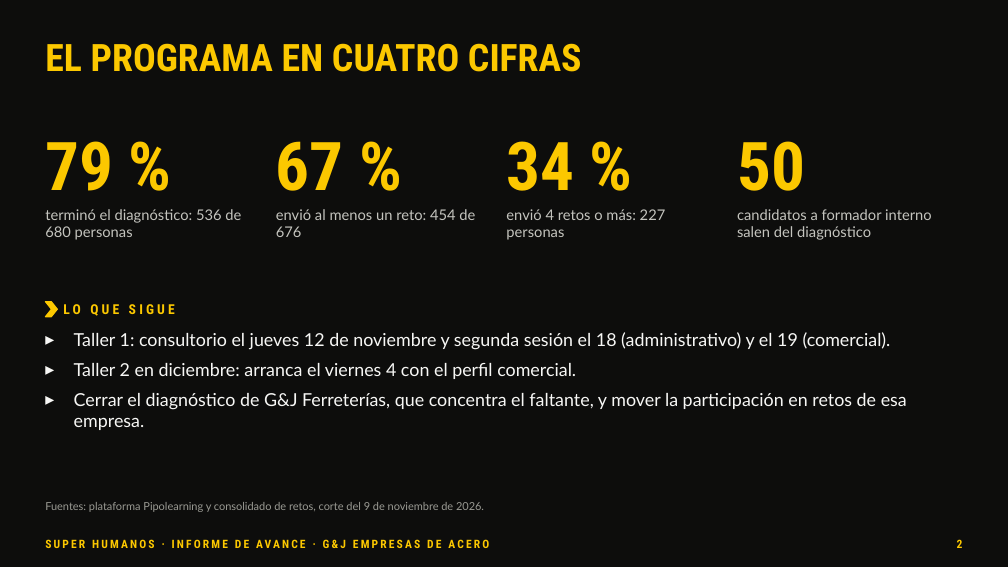
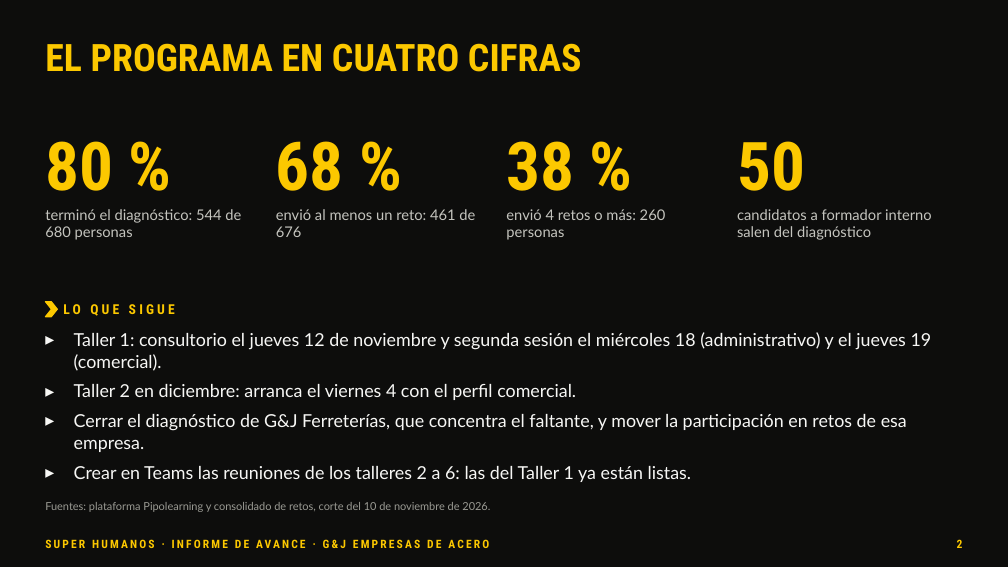
Before and after one commit to essika-u371/Super-Humanos, a slide deck: slide 2 of informes/Super Humanos · Informe de avance · G&J · 10 nov 2026.pptx. Drawn at 1008x567 pixels with LibreOffice and Linux fonts; fonts in the diff are those of the drawing. Boxes give left, top, right and bottom in pixels: in the first picture for what was removed or moved away, otherwise in the second. Text is boxed around its words. In the diff, an @@ line names an element or a change of style, - is before the commit and + after.

```diff
--- a/informes/Super Humanos · Informe de avance · G&J · 10 nov 2026.pptx
+++ b/informes/Super Humanos · Informe de avance · G&J · 10 nov 2026.pptx
@@ text at <box>45,141,113,191</box>: text changed @@
-79 %
+80 %
@@ text at <box>276,141,344,191</box>: text changed @@
-67 %
+68 %
@@ text at <box>506,141,574,191</box>: text changed @@
-34 %
+38 %
@@ text at <box>45,209,241,240</box>: text changed @@
-terminó el diagnóstico: 536 de 680 personas
+terminó el diagnóstico: 544 de 680 personas
@@ text at <box>276,209,475,237</box>: text changed @@
-envió al menos un reto: 454 de 676
+envió al menos un reto: 461 de 676
@@ text at <box>506,209,666,240</box>: text changed @@
-envió 4 retos o más: 227 personas
+envió 4 retos o más: 260 personas
@@ text at <box>74,332,932,371</box>: text changed @@
-▸ Taller 1: consultorio el jueves 12 de noviembre y segunda sesión el 18 (administrativo) y el 19 (comercial).
+▸ Taller 1: consultorio el jueves 12 de noviembre y segunda sesión el miércoles 18 (administrativo) y el jueves 19 (comercial).
@@ text at <box>74,466,691,482</box>: paragraph added @@
+▸ Crear en Teams las reuniones de los talleres 2 a 6: las del Taller 1 ya están listas.
@@ text at <box>45,502,490,512</box>: text changed @@
-Fuentes: plataforma Pipolearning y consolidado de retos, corte del 9 de noviembre de 2026.
+Fuentes: plataforma Pipolearning y consolidado de retos, corte del 10 de noviembre de 2026.
```
Also in this commit, not shown: 6 other slides changed, 1 slide added, 1 other file.
